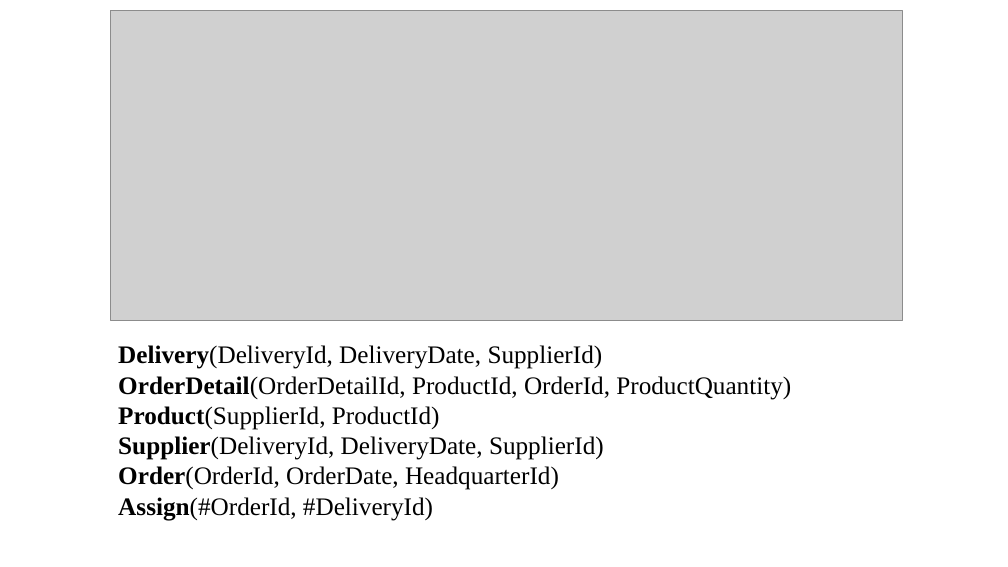
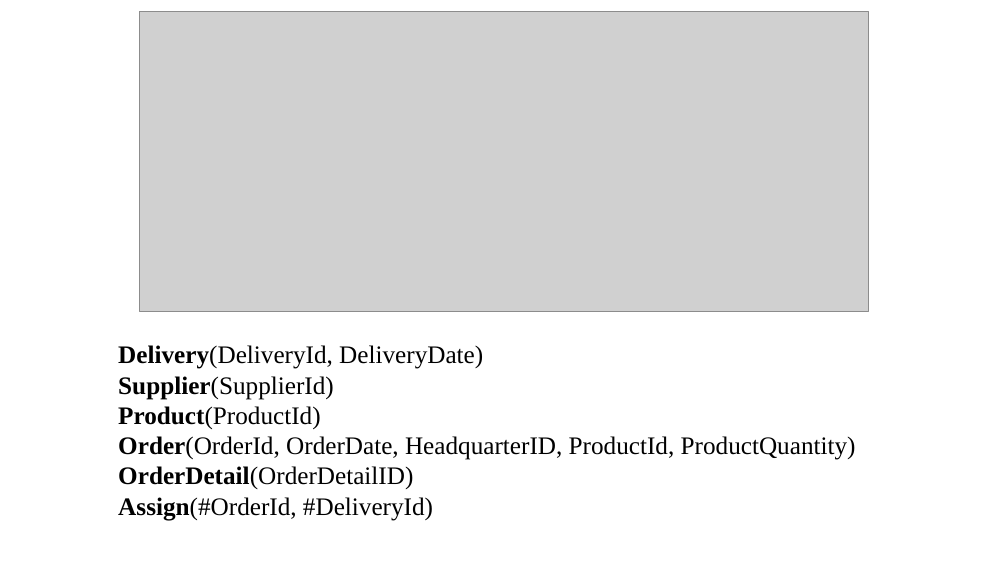
Before and after one commit to saneseydou/gomycode, a slide deck: slide 1 of Model relationel.pptx. Drawn at 1008x567 pixels with LibreOffice and Linux fonts; fonts in the diff are those of the drawing; grey boxes stand for pictures. Boxes give left, top, right and bottom in pixels: in the first picture for what was removed or moved away, otherwise in the second. Text is boxed around its words. In the diff, an @@ line names an element or a change of style, - is before the commit and + after.

```diff
--- a/Model relationel.pptx
+++ b/Model relationel.pptx
@@ picture: place and size @@
-picture at bbox=[111, 11, 903, 321]
+picture at bbox=[139, 11, 869, 311]
@@ text at bbox=[118, 345, 856, 489]: text changed @@
-Delivery(DeliveryId, DeliveryDate, SupplierId)
-OrderDetail(OrderDetailId, ProductId, OrderId, ProductQuantity)
-Product(SupplierId, ProductId)
-Supplier(DeliveryId, DeliveryDate, SupplierId)
-Order(OrderId, OrderDate, HeadquarterId)
+Delivery(DeliveryId, DeliveryDate)
+Supplier(SupplierId)
+Product(ProductId)
+Order(OrderId, OrderDate, HeadquarterID, ProductId, ProductQuantity)
+OrderDetail(OrderDetailID)
```
Also in this commit, not shown: 1 other file.
